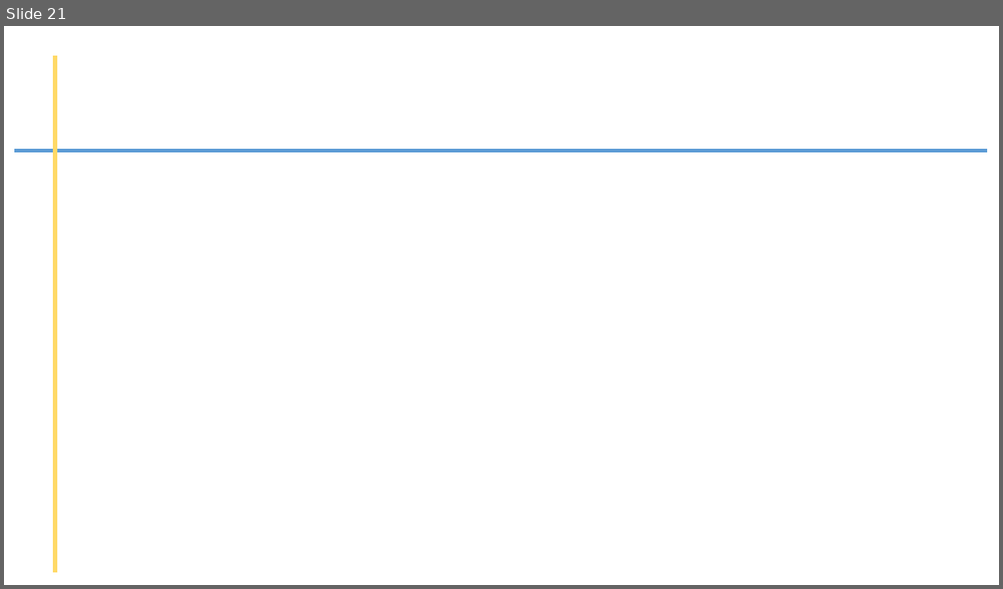
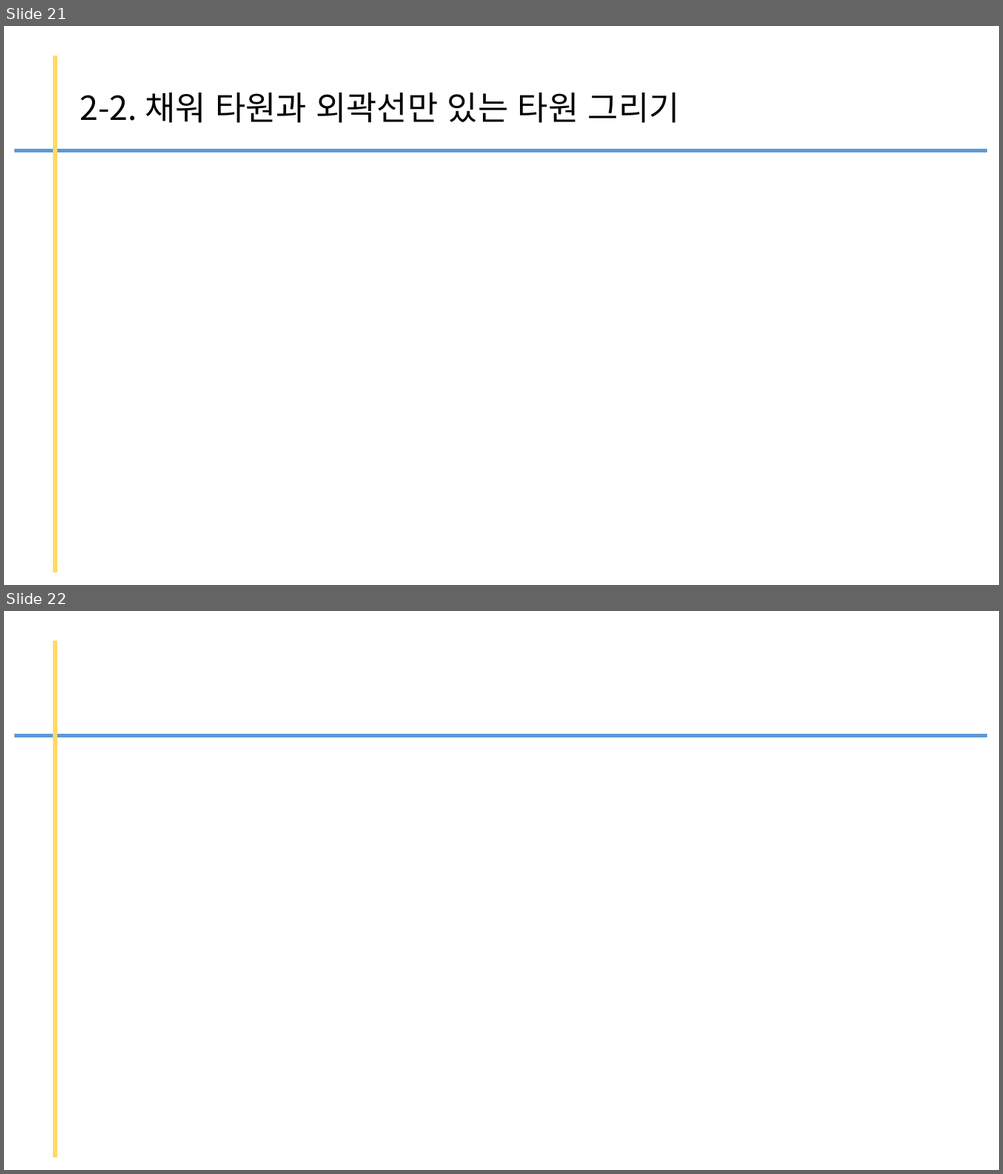
Before and after one commit to kig2929kig/db, a slide deck: pygame.pptx. Shown one above the other, each under a label of ours: slide 21 before the commit, slides 21 and 22 after it. The pictures are 1003x589 and 1003x1174 pixels, drawn with LibreOffice and Linux fonts; fonts in the diff are those of the drawing. Boxes give left, top, right and bottom in pixels: in the first picture for what was removed or moved away, otherwise in the second. Text is boxed around its words. In the diff, an @@ line names an element or a change of style, - is before the commit and + after.

```diff
--- a/pygame.pptx
+++ b/pygame.pptx
@@ slide 21 added at (x1=4, y1=26, x2=999, y2=585), background #FFFFFF @@
@@ line added from (55, 56) to (55, 573), #FFD966 4.5 pt @@
@@ title added at (x1=79, y1=93, x2=680, y2=123), 32 pt, text #000000 @@
+2-2. 채워 타원과 외곽선만 있는 타원 그리기
@@ line added from (14, 150) to (987, 150), #5B9BD5 3 pt @@
@@ what was slide 21 is now slide 22 @@
```
Also in this commit, not shown: 3 other slides added, 3 slides removed.
